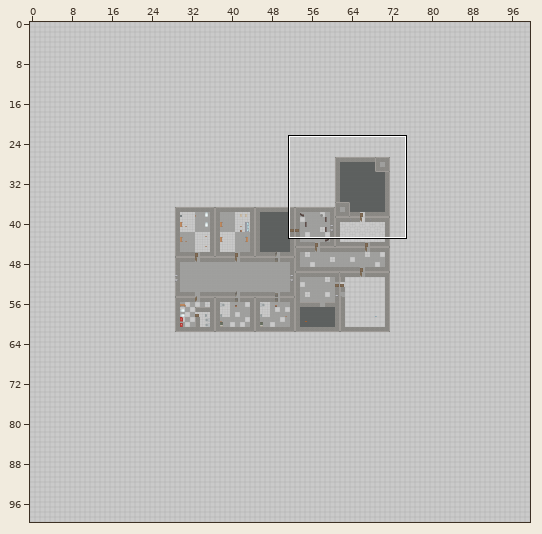
Tiled map -- assets/tiled/level-1.tmx. The first picture is a wide view before the edit; the outline marks the close-up.
Close-up. Old version:
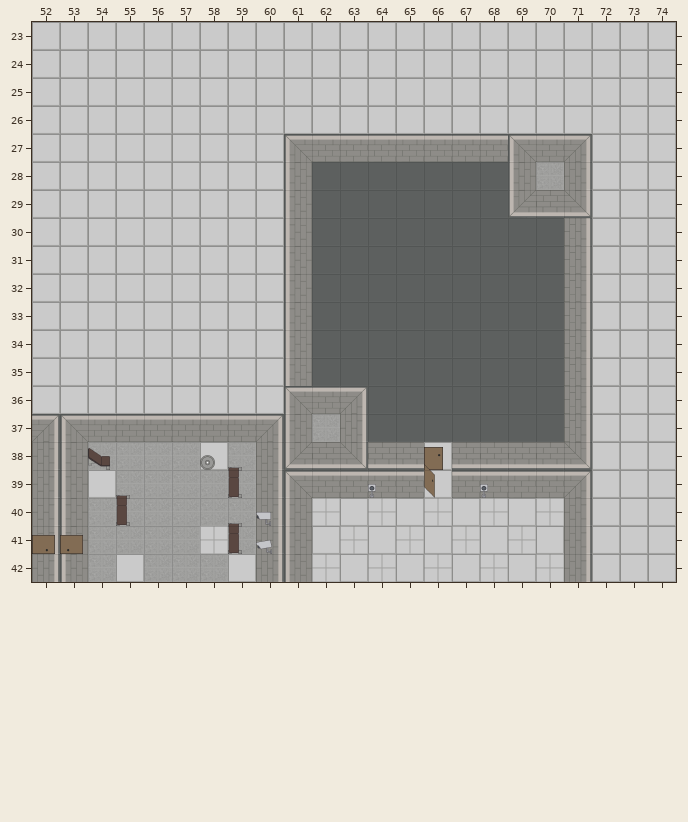
Cells are 120x120 px. Shown: x 52..74, y 23..42. The commit also changed other parts of the map, which this record leaves out.
New version:
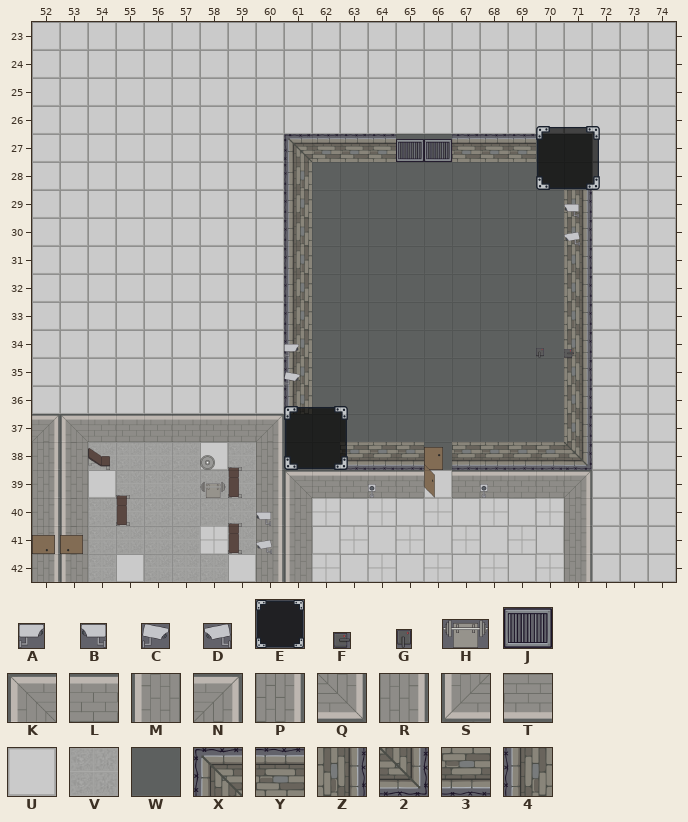
Key: from "bgf": A 5 "cam-2", B 5 flipped left-right "cam-2", C 6 "cam-3", D 6 flipped left-right "cam-3", E 33 "oblako", F 35 "richag", G 36 "richag-2", H 39 "shtanga", J 47 "vorota"; from "floor_and_walls": K 0 "1-1", L 1 "1-2", M 2 "1-3", N 3 "2-1", P 5 "2-3", Q 6 "3-1", R 7 "3-2", S 9 "4-1", T 10 "4-2", U 12 "floo-1", V 14 "floo-3", W 17 "wall-de", X 18 "wall-out-1", Y 19 "wall-out-2", Z 21 "wall-out-4", 2 22 "wall-out-5", 3 23 "wall-out-6", 4 25 "wall-out-8".
_ is an empty cell.
Tiles replaced or removed in this view: K, L, M, N, P, Q, R, S, T, U, V.
The edit:
Changed rows in their new state; . is an unchanged cell.
Layer "Room_1/walls_and_floor":
first column x 61:
27 XYYYWWYYYWW
28 4.......WWW
29 4.......WWZ
30 4.........Z
31 4.........Z
32 4.........Z
33 4.........Z
34 4.........Z
35 4.........Z
36 4WW.......Z
37 WWW.......Z
38 WW333W33332
Layer "Room_1/envornment":
first column x 65:
27 JJ.....
28 .....E.
29 ......B
30 ......D
first column x 58:
34 ...A........GF
35 ...C..........
38 ...E..........
39 H.............
Pixel boxes of the changes (left, top, right, bottom) in both close-ups:
changed: (284, 126, 600, 470)
added: (200, 482, 226, 498)
